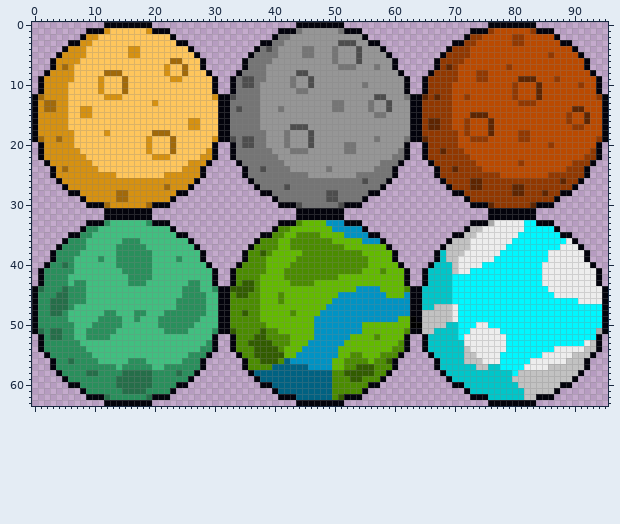
Sprite sheet -- Starforged/Content/planets1.png. The picture above was drawn from the file before the commit.
The file is 96x64 pixels.
The same view after the edit:
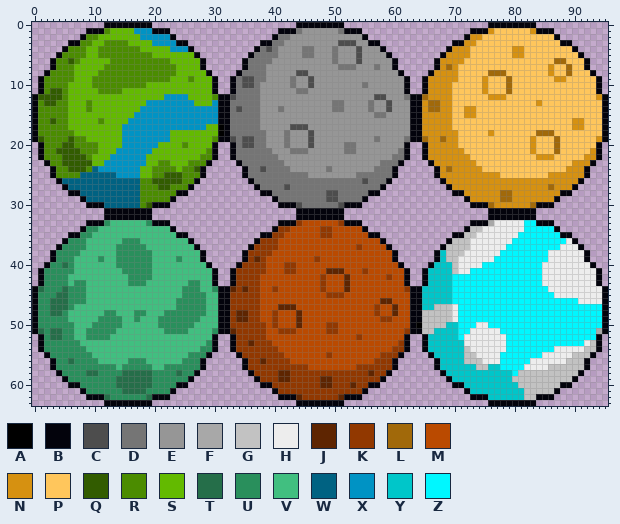
Palette (. is transparent): A #000000  B #03030c  C #4d4d4d  D #757575  E #969696  F #a8a8a8  G #c2c2c2  H #ededed  J #5e2501  K #913800  L #a1690a  M #ba4a00  N #d69111  P #ffc65c  Q #325c00  R #4b8c00  S #63ba00  T #256e49  U #298f5c  V #41bf80  W #006282  X #0093c4  Y #00c6c9  Z #00f7ff
From old to new:
Changed rows in their new state; - is an unchanged pixel.
first column x 1:
 1 -----------RSSSSXXX--------------------------------------------------------NPPPPPPN-----------
 2 --------RRSSSSSSSXXXXX--------------------------------------------------NNPPPPPPPPPPPP--------
 3 -------RRSSRRRRSSSSXXXX------------------------------------------------NNPPPPPPPPPPPPPP-------
 4 -----RRRSSRRRRRRRSSSSSXXX--------------------------------------------NNNPPPPPPPNNPPPPPPPP-----
 5 ----RRRRSSRRRRRRRRRSSSSSSS------------------------------------------NNNNPPPPPPPNNPPPPPPPPP----
 6 ---RRQRSSSSSRRRRRRRRRRSSSSS----------------------------------------NNNNPPPPPPPPPPPPPPPLLPPP---
 7 ---RRRSSSSSRRRRRRRRRRRRSSSS----------------------------------------NLNPPPPPPPPPPPPPPPNPPLPP---
 8 --RRRRSSSSRRRRRRRRRRRRRSSSSS--------------------------------------NNNNPPPPPLLLPPPPPPPNPPLPPP--
 9 -RRRRRSSSRRRRRRRRRRRRRSSSRSSS------------------------------------NNNNNPPPPNPPPLPPPPPPPNNPPPPP-
10 -RRRRSSSSRRRRRRRRRSSSSSSSSSSS------------------------------------NNNNPPPPPNPPPLPPPPPPPPPPPPPP-
11 -RQQRSSSSSRRRRSSSSSSSSSSSSSSS------------------------------------NNNNPPPPPNPPPLPPPPPPPPPPPPPP-
12 QQQQRSSSSSSSSSSSSSSSSXXXXSSSSR----------------------------------LNNNNPPPPPPNNNPPPPPPPPPPPPPPPN
13 RQQRRSSSRSSSSSSSSSXXXXXXXXSSSX----------------------------------NLLNNPPPPPPPPPPPPPPNPPPPPPPPPP
14 RRRRRSSSRSSSSSSSSXXXXXXXXXXXXX----------------------------------NLLNNPPNNPPPPPPPPPPPPPPPPPPPPP
15 RRRRRSSSSSSSSSSSXXXXXXXXXXXXXX----------------------------------NNNNNPPNNPPPPPPPPPPPPPPPPPPPPP
16 RRQRRSSSSSRSSSSXXXXXXXXXXXXXXX----------------------------------NNNNNPPPPPPPPPPPPPPPPPPPPNNPPP
17 RRRRRSSSSSSSSSXXXXXXXXXXXXXXSSA---------------------------------NNNNNPPPPPPPPPPPPPPPPPPPPNNPPP
18 RRRRRRSSSSSSSSXXXXXXXXSSSSSSSSA---------------------------------NNNNNNPPPPPNPPPPPPPLLLPPPPPPPP
19 QRRRRQRRSSSSSSXXXXXXXXSSSSSSSR----------------------------------LNNLNNPPPPPPPPPPPPNPPPLPPPPPPN
20 -RRRQQRRRRSSSSXXXXXXSSSSRSSSS------------------------------------NNNNNPPPPPPPPPPPPNPPPLPPPPPP-
21 -RRQQQQRRRSSSXXXXXXSSSSSSSSSR------------------------------------NNNNNNPPPPPPPPPPPNPPPLPPPPPN-
22 -RRRQQQQRSSSXXXXXXSSSSSSSSSRR------------------------------------NNNNNNNPPPPPPPPPPPNNNPPPPPNN-
23 --RRQQQQQSSXXXXXXXSSRRSSSRRR--------------------------------------NNNNNNNPPPPPPPPPPPPPPPPNNN--
24 ---RRQQQRWXXXXXXXSSRRRRSRRQ----------------------------------------NLNNNNNPPPPPPPPPPPPPPNNN---
25 ---RRRRWWWWWWXXXXSSRRQQQRRR----------------------------------------NNNNNNNNNNPPPPPPPPNNNNNN---
26 ----WWWWWWWWWWWWWRRQQQQQRR------------------------------------------NNNNNNNNNNNNNNNNNNNNNN----
27 -----WWWWWWWWWWWWRRRQQRRR--------------------------------------------NNNNNNNNNNNNNNNNLNNN-----
28 -------WWWWWWWWWWRRRRRR------------------------------------------------NNNNNNLLNNNNNNNN-------
29 --------WWWWWWWWWRRRRR--------------------------------------------------NNNNNLLNNNNNNN--------
30 -----------WWWWWWRQ--------------------------------------------------------LNNNNNNL-----------
33 -------------------------------------------KMMMMMMK-------------------------------------------
34 ----------------------------------------KKMMMMMKKMMMMM----------------------------------------
35 ---------------------------------------KKMMMMMMKKMMMMMM---------------------------------------
36 -------------------------------------KKKMMMMMMMMMMMMMMMMM-------------------------------------
37 ------------------------------------KKKKMMMMMMMMMMMMMKMMMM------------------------------------
38 -----------------------------------KKKKMMMMMMMMMMMMMMMMMMMM-----------------------------------
39 -----------------------------------KJKMMMMMMMMKMMMMMMMMMMMM-----------------------------------
40 ----------------------------------KKKKMMMKKMMMMMMMMMMMMMMMMM----------------------------------
41 ---------------------------------KKKKKMMMKKMMMMMJJJMMMKMMMMMM---------------------------------
42 ---------------------------------KKKKMMMMMMMMMMKMMMJMMMMMMKMM---------------------------------
43 ---------------------------------KKKKMMMMMMMMMMKMMMJMMMMMMMMM---------------------------------
44 --------------------------------JKJKKMMKMMMMMMMKMMMJMMMMMMMMMK--------------------------------
45 --------------------------------KKKKKMMMMMMMMMMMKKKMMMMMMMMMMM--------------------------------
46 --------------------------------KKKKKMMMMMMMMMMMMMMMMMMMMJJMMM--------------------------------
47 --------------------------------KKKKKMMMJJJMMMMMMMMMMMMMKMMJMM--------------------------------
48 --------------------------------KJJKKMMKMMMJMMMMMMMMMMMMKMMJMM--------------------------------
49 --------------------------------KJJKKMMKMMMJMMMMMMMMMMMMMKKMMMB-------------------------------
50 --------------------------------KKKKKKMKMMMJMMMMKKMMMMMMMMMMMMB-------------------------------
51 --------------------------------JKKKKKMMKKKMMMMMKKMMMMMMMMMMMK--------------------------------
52 ---------------------------------KKKKKMMMMMMMMMMMMMMMKMMMMMMM---------------------------------
53 ---------------------------------KKJKKKMMMMMMMMMMMMMMMMMMMMMK---------------------------------
54 ---------------------------------KKKKKKKMMMMMMMMMMMMMMMMMMMKK---------------------------------
55 ----------------------------------KKKKKKKMMMMMMMKMMMMMMMMKKK----------------------------------
56 -----------------------------------KKJKKKKMMMMMMMMMMMMMMKKK-----------------------------------
57 -----------------------------------KKKKKKKKKKMMMMMMMMKKKKKK-----------------------------------
58 ------------------------------------KKKKJJKKKKKKKKKKKKKJKK------------------------------------
59 -------------------------------------KKKJJKKKKKJJKKKKKKKK-------------------------------------
60 ---------------------------------------KKKKKKKKJJKKKJKK---------------------------------------
61 ----------------------------------------KKKKKKKKKKKKKK----------------------------------------
62 -------------------------------------------JKKKKKKJ-------------------------------------------
Pixel boxes of the changes (left, top, right, bottom) in both pictures:
changed: (38, 28, 224, 208)
changed: (422, 28, 602, 208)
changed: (230, 220, 416, 400)
